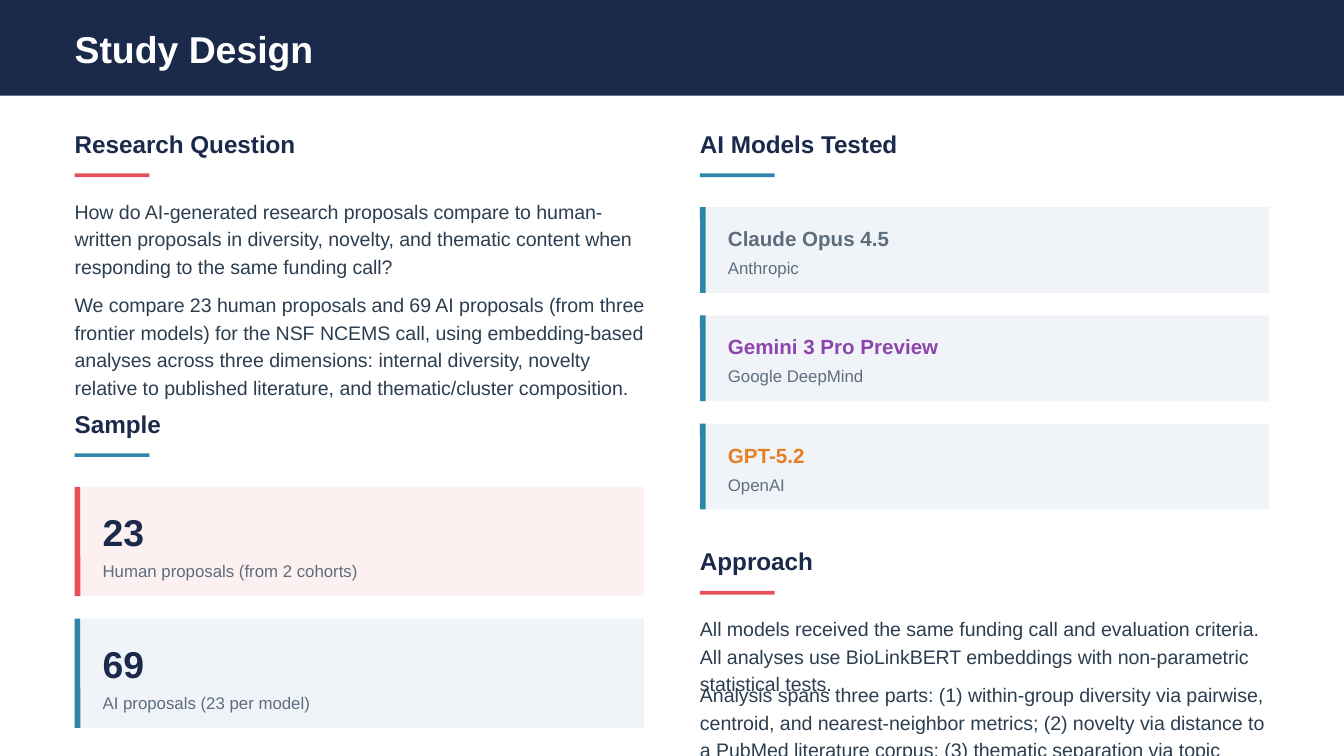
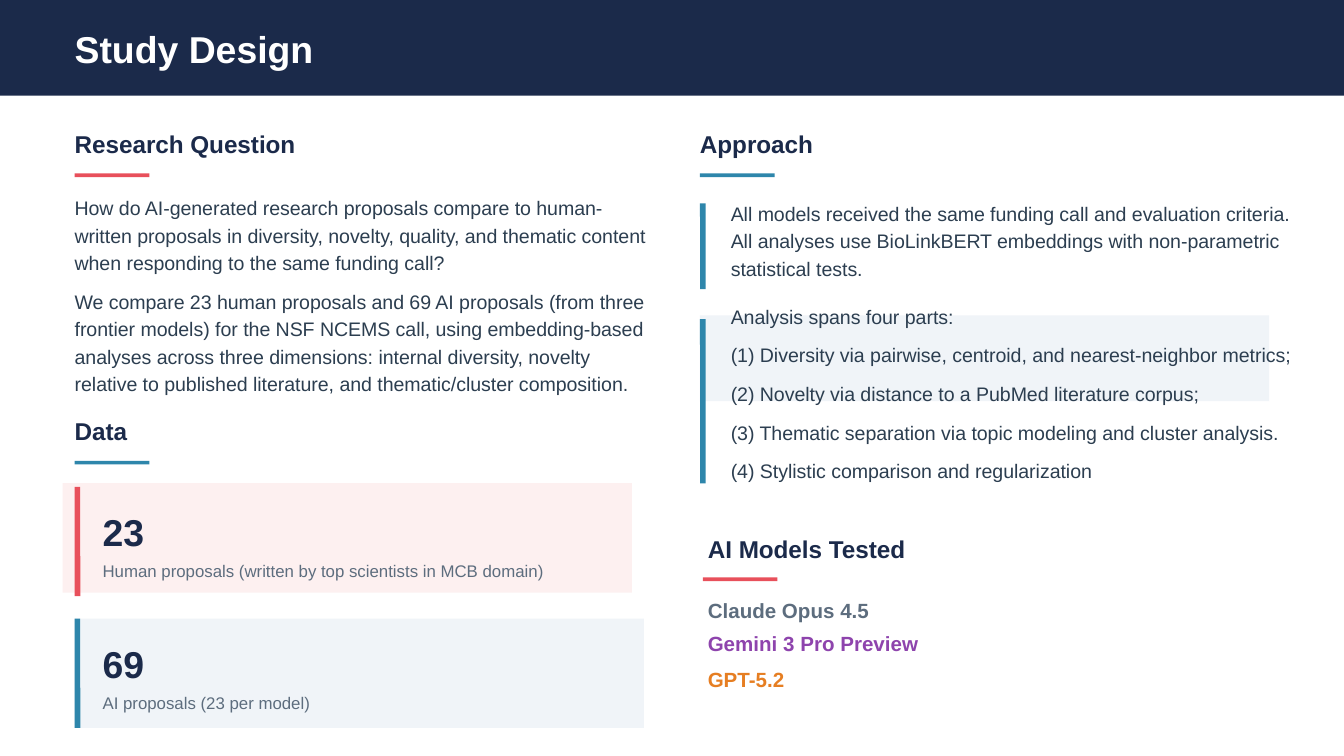
Before and after one commit to eveyhuang/human-AI-proposal, a slide deck: slide 2 of results/diversity_analysis_presentation_baseline.pptx. Drawn at 1344x756 pixels with LibreOffice and Linux fonts; fonts in the diff are those of the drawing. Boxes give left, top, right and bottom in pixels: in the first picture for what was removed or moved away, otherwise in the second. Text is boxed around its words. In the diff, an @@ line names an element or a change of style, - is before the commit and + after.

Commit message:
updated metadata for ai models

```diff
--- a/results/diversity_analysis_presentation_baseline.pptx
+++ b/results/diversity_analysis_presentation_baseline.pptx
@@ text "Approach": place and size @@
-text "Approach" at box(700, 552, 813, 575)
+text "Approach" at box(700, 135, 813, 158)
@@ text at box(75, 201, 646, 274): text changed @@
-How do AI-generated research proposals compare to human-written proposals in diversity, novelty, and thematic content when responding to the same funding call?
+How do AI-generated research proposals compare to human-written proposals in diversity, novelty, quality, and thematic content when responding to the same funding call?
@@ rectangle removed at box(700, 207, 1270, 293) @@
@@ line moved from (703, 207) - (703, 293) to (703, 203) - (703, 289) @@
@@ text "All models received the same ...": place and size @@
-text "All models received the same ..." at box(700, 622, 1259, 668)
+text "All models received the same ..." at box(731, 207, 1290, 252)
@@ text removed at box(728, 262, 799, 278) @@
-Anthropic
@@ text "We compare 23 human proposals ...": place and size @@
-text "We compare 23 human proposals ..." at box(75, 298, 644, 399)
+text "We compare 23 human proposals ..." at box(75, 295, 644, 395)
@@ line moved from (703, 316) - (703, 401) to (703, 320) - (703, 484) @@
@@ text at box(731, 310, 1291, 482): text changed @@
-Analysis spans three parts: (1) within-group diversity via pairwise, centroid, and nearest-neighbor metrics; (2) novelty via distance to a PubMed literature corpus; (3) thematic separation via topic modeling and cluster analysis.
+Analysis spans four parts:
+(1) Diversity via pairwise, centroid, and nearest-neighbor metrics;
+(2) Novelty via distance to a PubMed literature corpus;
+(3) Thematic separation via topic modeling and cluster analysis.
+(4) Stylistic comparison and regularization
@@ text removed at box(728, 370, 864, 386) @@
-Google DeepMind
@@ text at box(75, 423, 127, 441): text changed @@
-Sample
+Data
@@ rectangle removed at box(700, 423, 1270, 509) @@
@@ line removed from (703, 423) to (703, 509) @@
@@ rectangle: place and size @@
-rectangle at box(75, 453, 151, 457)
+rectangle at box(75, 461, 151, 465)
@@ text removed at box(728, 479, 785, 495) @@
-OpenAI
@@ rectangle: place and size @@
-rectangle at box(75, 487, 645, 595)
+rectangle at box(63, 484, 633, 593)
@@ text "AI Models Tested": place and size @@
-text "AI Models Tested" at box(700, 135, 897, 154)
+text "AI Models Tested" at box(708, 540, 905, 559)
@@ text at box(103, 565, 544, 581): text changed @@
-Human proposals (from 2 cohorts)
+Human proposals (written by top scientists in MCB domain)
@@ rectangle: place and size @@
-rectangle at box(700, 591, 775, 595)
+rectangle at box(703, 578, 778, 582)
@@ text "Claude Opus 4.5": place and size @@
-text "Claude Opus 4.5" at box(728, 231, 889, 250)
+text "Claude Opus 4.5" at box(708, 603, 869, 623)
@@ text "Gemini 3 Pro Preview": place and size @@
-text "Gemini 3 Pro Preview" at box(728, 339, 938, 354)
+text "Gemini 3 Pro Preview" at box(708, 636, 918, 652)
@@ text "GPT-5.2": place and size @@
-text "GPT-5.2" at box(728, 448, 805, 463)
+text "GPT-5.2" at box(708, 672, 785, 687)
```
Also in this commit, not shown: 14 other slides changed, 4 slides added, 15 other files.
